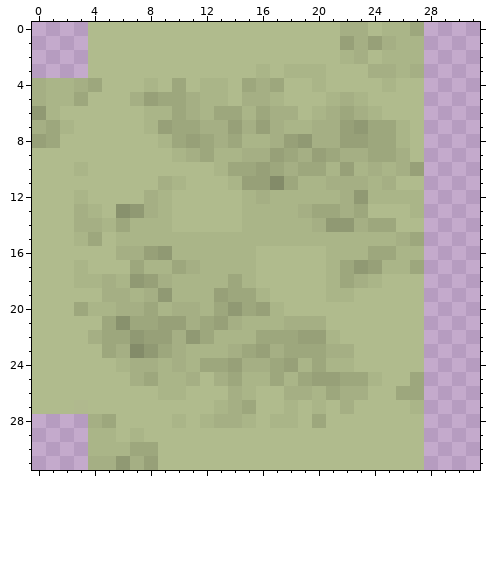
Two states of a pixel-art sprite, Dido/DiDo/DiDo/Assets/Tiles/paths/t/90.png. The picture above is the old version.
The file is 32x32 pixels. Colours within 5 levels of each other are drawn and written as one.
Once edited:
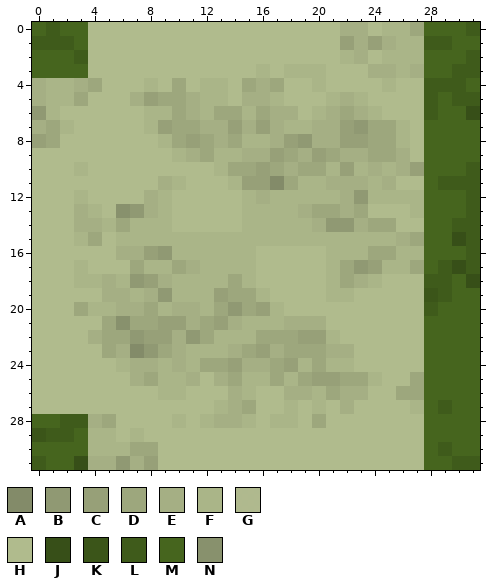
Palette (. is transparent): A #838b69  B #909973  C #97a078  D #9da77d  E #a5af84  F #aab588  G #afba8cf7  H #b0bb8d  J #374f18  K #3b5519  L #3f5b1b  M #46651e  N #88916d
From old to new:
Changed rows in their new state; - is an unchanged pixel.
first column x 0:
 0 MLMM------------------------MMML
 1 LLLM------------------------LLMM
 2 MMML------------------------MMML
 3 MMMM------------------------MMLL
 4 ----------------------------LLLM
 5 ----------------------------LMLL
 6 ----------------------------LMMJ
 7 ----------------------------MMMM
 8 ----------------------------MMMM
 9 ----------------------------MMMM
10 ----------------------------MMML
11 ----------------------------MLLL
12 ----------------------------MMML
13 ----------------------------MMML
14 ----------------------------MMLL
15 ----------------------------MMJL
16 ----------------------------MMML
17 ----------------------------MLJL
18 ----------------------------LLMJ
19 ----------------------------KLMM
20 ----------------------------LMMM
21 ----------------------------MMMM
22 ----------------------------MMMM
23 ----------------------------MMMM
24 ----------------------------MMMM
25 ----------------------------MMMM
26 ----------------------------MMMM
27 ---H------------------------MLMM
28 MMLL------------------------MMMM
29 KLLM------------------------MMMM
30 MMMM------------------------MLMM
31 LMMJ------------------------MMLL
Where, in picture pixels (left, top, right, bottom), the same in both pictures:
added: (32, 22, 88, 78)
added: (424, 22, 480, 470)
changed: (32, 400, 88, 470)
